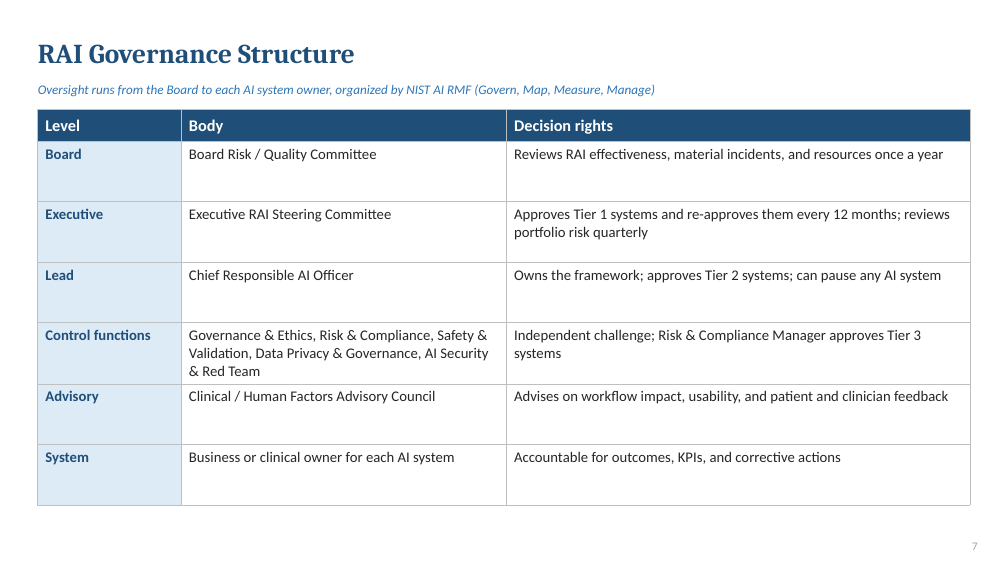
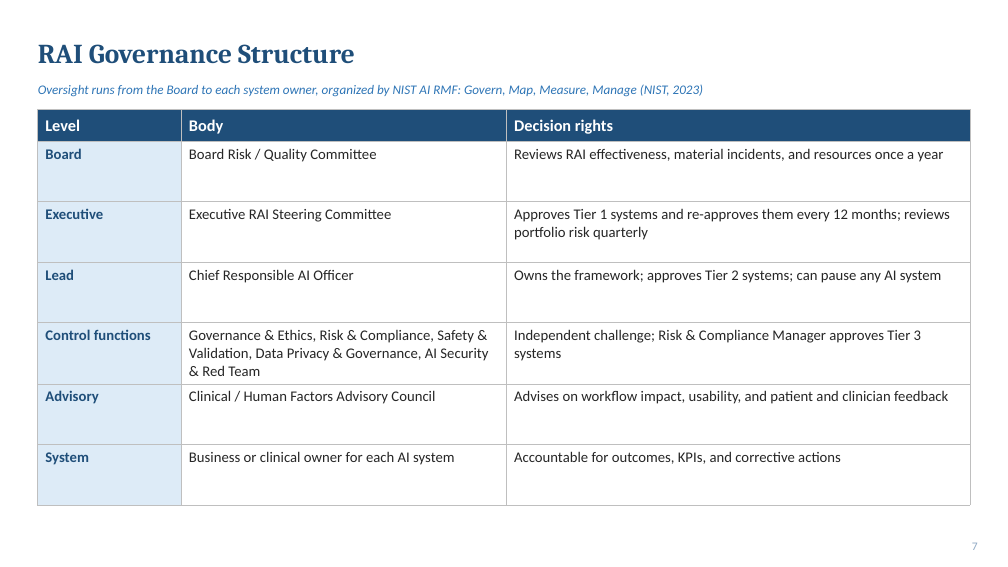
Before and after one commit to arshi-khan1203/arshi-khan1203.github.io, a slide deck: slide 7 of decks/6.5_Final_RAI_Framework.pptx. Drawn at 1008x567 pixels with LibreOffice and Linux fonts; fonts in the diff are those of the drawing. Boxes give left, top, right and bottom in pixels: in the first picture for what was removed or moved away, otherwise in the second. Text is boxed around its words. In the diff, an @@ line names an element or a change of style, - is before the commit and + after.

```diff
--- a/decks/6.5_Final_RAI_Framework.pptx
+++ b/decks/6.5_Final_RAI_Framework.pptx
@@ text at (x1=38, y1=84, x2=704, y2=97): text changed @@
-Oversight runs from the Board to each AI system owner, organized by NIST AI RMF (Govern, Map, Measure, Manage)
+Oversight runs from the Board to each system owner, organized by NIST AI RMF: Govern, Map, Measure, Manage (NIST, 2023)
```
Also in this commit, not shown: 18 other slides changed, 1 other file.
